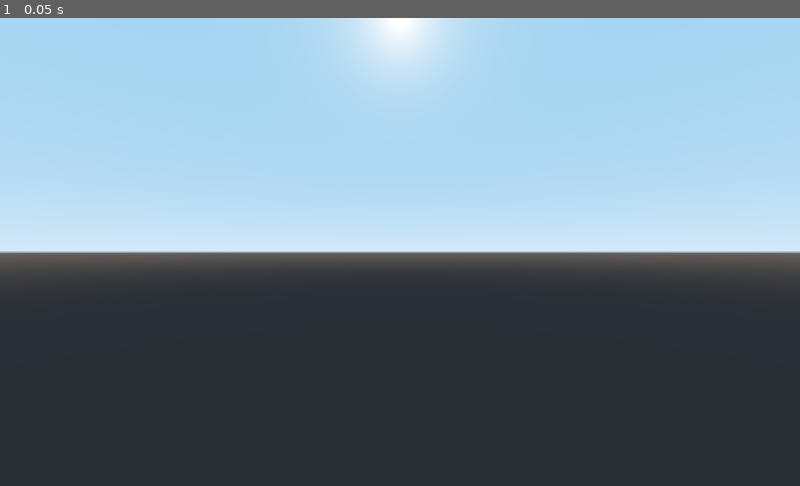
Above: before the commit, frame 1.
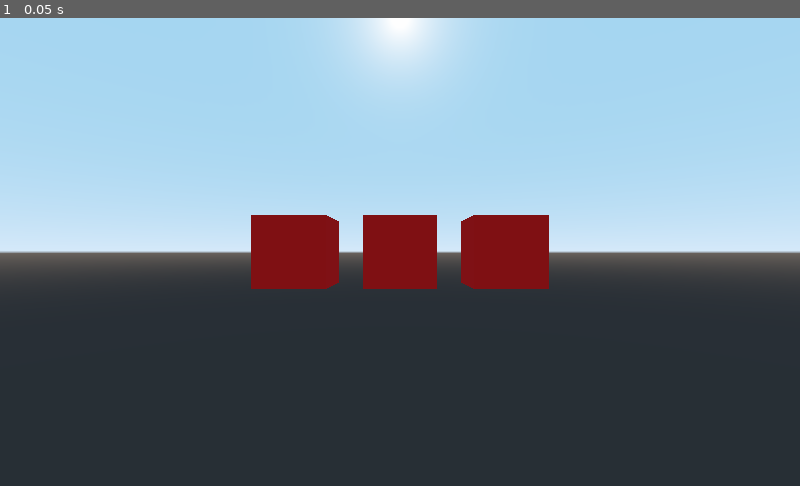
Above: after the commit, the same moment.

Repository: dktr0/NotWaitingForGodot
Game: Godot game, scene res://NotWaitingForGodot.tscn
Two runs of this game, one before a commit and one after it. Both use one fixed random seed, a clock stepped at 60 frames per second and the inputs below.
Inputs:
- Up to frame 1 (0.05 s): no input

The runs differ from the first frame. In frame 1, 4.9% of the frame differs, in the area x 31-69%, y 42-58%.

Commit message:
integrating preliminary work

Diff:
--- a/NotWaitingForGodot.gd
+++ b/NotWaitingForGodot.gd
@@ -1,18 +1,4 @@
 extends Spatial
 
-var player;
-var camera;
-
-func _ready():
-	addPlayer();
-
-func _physics_process(_delta):
-	pass;
-
-func addPlayer():
-	player = KinematicBody.new();
-	player.name = "Player";
-	camera = Camera.new();
-	player.add_child(camera);
-	add_child(player);
-	print("addPlayer completed");
+onready var player = $Player;
+onready var camera = $Player/Camera;
--- a/NotWaitingForGodot.tscn
+++ b/NotWaitingForGodot.tscn
@@ -1,8 +1,14 @@
-[gd_scene load_steps=2 format=2]
+[gd_scene load_steps=4 format=2]
 
 [ext_resource path="res://NotWaitingForGodot.gd" type="Script" id=1]
+[ext_resource path="res://Player.gd" type="Script" id=2]
+[ext_resource path="res://World.gd" type="Script" id=3]
 
 [node name="NotWaitingForGodot" type="Spatial"]
 script = ExtResource( 1 )
 
 [node name="World" type="Spatial" parent="."]
+script = ExtResource( 3 )
+
+[node name="Player" type="KinematicBody" parent="."]
+script = ExtResource( 2 )
--- /dev/null
+++ b/Player.gd
@@ -0,0 +1,6 @@
+extends KinematicBody
+
+func _ready():
+	var camera = Camera.new();
+	camera.name ="Camera";
+	add_child(camera);
--- /dev/null
+++ b/World.gd
@@ -0,0 +1,17 @@
+extends Spatial
+
+func _ready():
+	makeACube(0,0,-10);
+	makeACube(3,0,-10);
+	makeACube(-3,0,-10);
+
+func makeACube(x,y,z):
+	print("makeACube(" + str(x) + "," + str(y) + "," + str(z) + ")");
+	var m = MeshInstance.new();
+	var cm = CubeMesh.new();
+	var sm = SpatialMaterial.new();
+	sm.albedo_color = Color( 1, 0, 0, 1 );
+	cm.material = sm;
+	m.mesh = cm;
+	m.translation = Vector3(x,y,z);
+	add_child(m);
--- a/project.godot
+++ b/project.godot
@@ -14,6 +14,10 @@
 run/main_scene="res://NotWaitingForGodot.tscn"
 config/icon="res://icon.png"
 
+[autoload]
+
+Player="res://Player.gd"
+
 [gui]
 
 common/drop_mouse_on_gui_input_disabled=true
